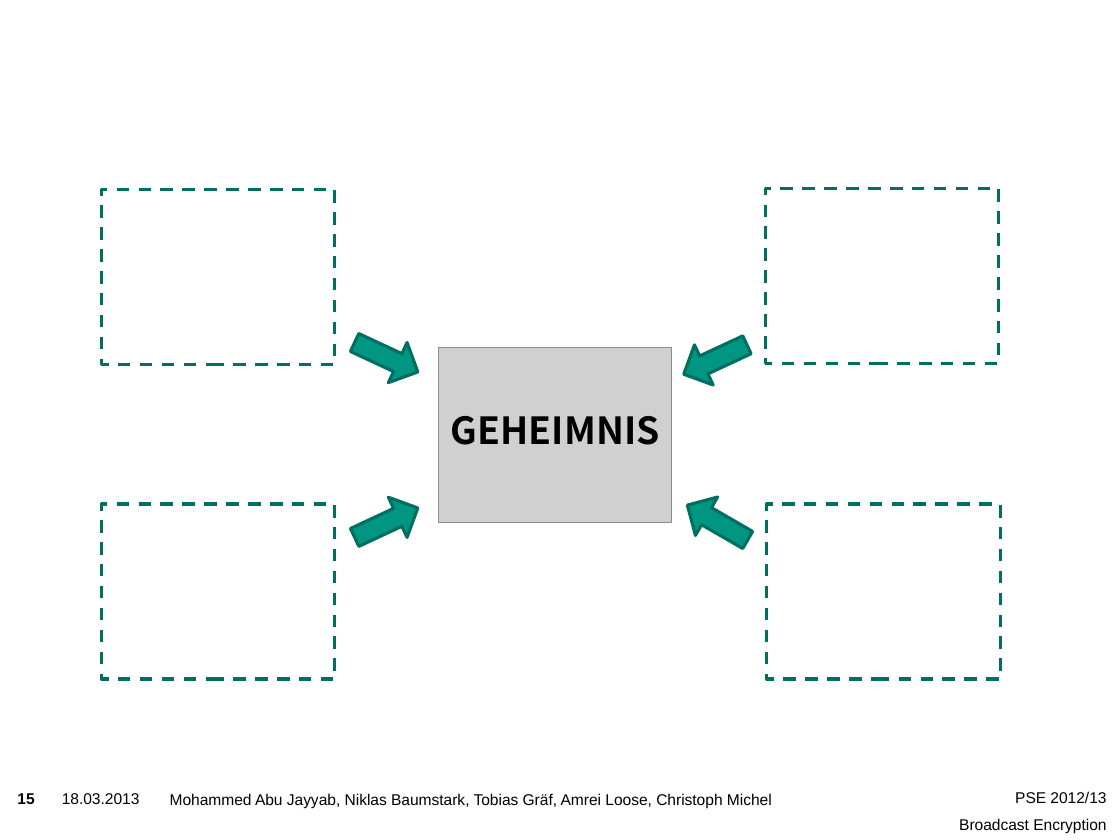
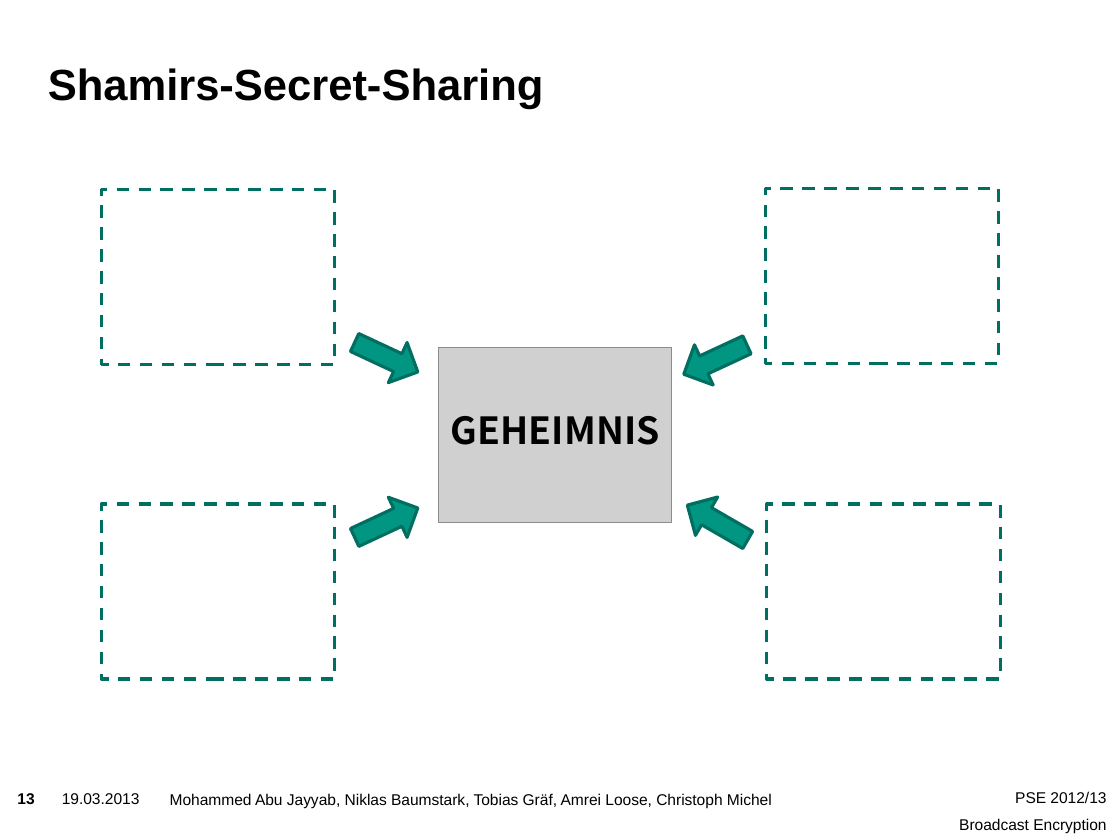
Before and after one commit to niklasb/pse-broadcast-encryption, a slide deck: slide 13 of praesentation/pse-abschluss.pptx (slide 15 before the commit). Drawn at 1120x840 pixels with LibreOffice and Linux fonts; fonts in the diff are those of the drawing; grey boxes stand for pictures; background and template pictures are left out. Boxes give left, top, right and bottom in pixels: in the first picture for what was removed or moved away, otherwise in the second. Text is boxed around its words. In the diff, an @@ line names an element or a change of style, - is before the commit and + after.

```diff
--- a/praesentation/pse-abschluss.pptx
+++ b/praesentation/pse-abschluss.pptx
@@ title added at [48, 68, 544, 109], 28 pt, text #000000, bold @@
+Shamirs-Secret-Sharing
@@ page number at [17, 793, 34, 804]: text changed @@
-15
+13
@@ text at [62, 793, 140, 804]: text changed @@
-18.03.2013
+19.03.2013
```
Also in this commit, not shown: 13 other slides changed, 7 slides added, 9 slides removed, 1 other file.
